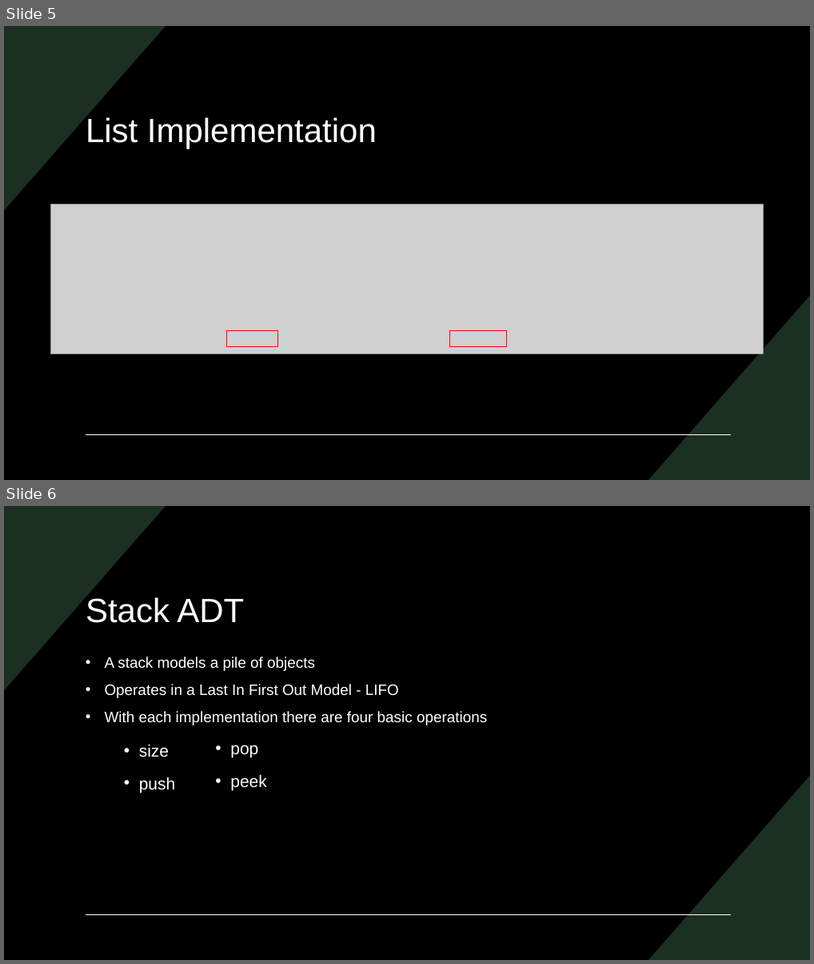
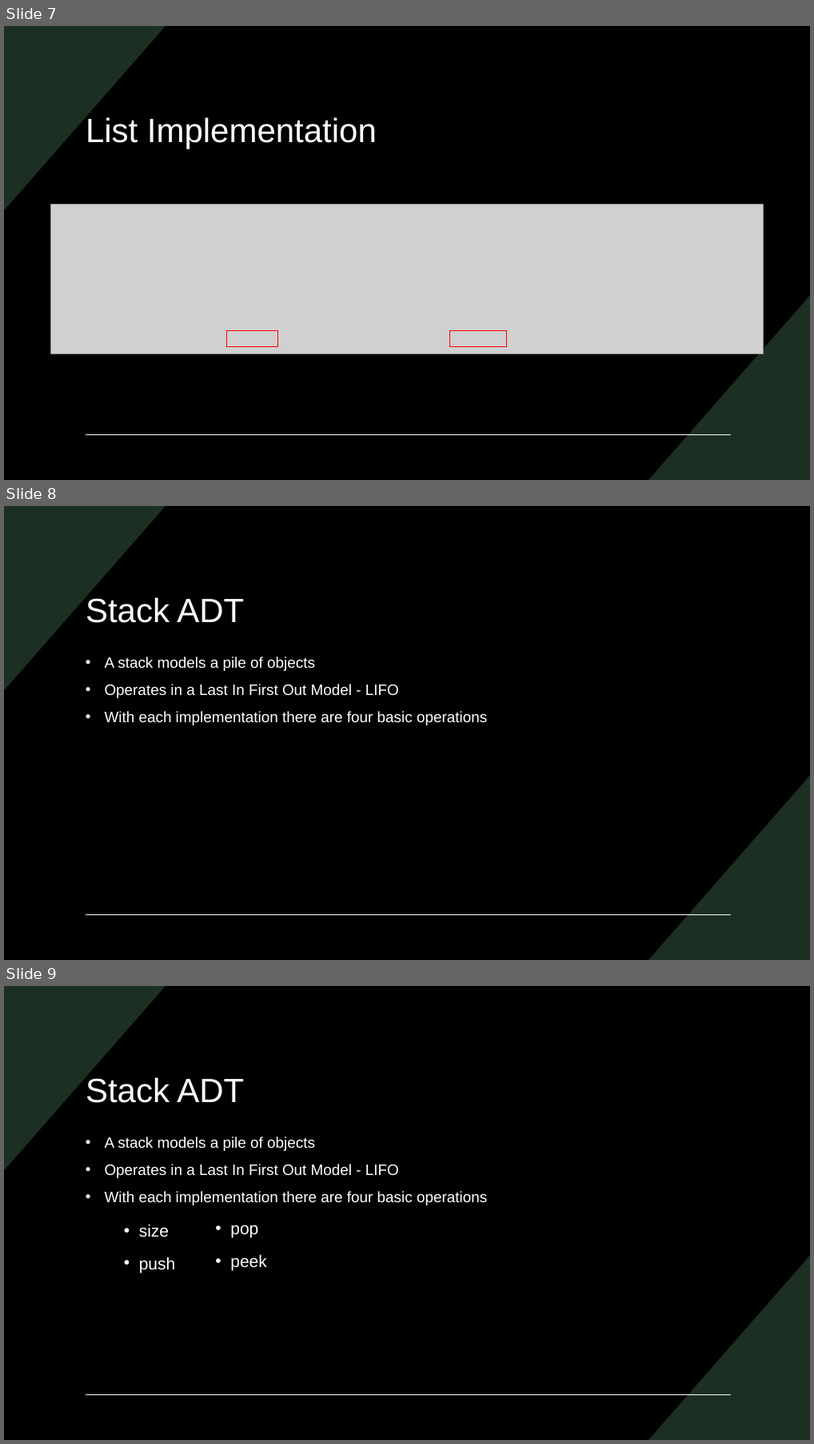
Before and after one commit to Prof-Goble-s-Organization/COMP232_SampleCode, a slide deck: slides/LinearStructures.pptx. Shown one above the other, each under a label of ours: slides 5 and 6 before the commit, slides 7, 8 and 9 after it. The pictures are 814x964 and 814x1444 pixels, drawn with LibreOffice and Linux fonts; fonts in the diff are those of the drawing; grey boxes stand for pictures. Boxes give left, top, right and bottom in pixels: in the first picture for what was removed or moved away, otherwise in the second. Text is boxed around its words. In the diff, an @@ line names an element or a change of style, - is before the commit and + after.

```diff
--- a/slides/LinearStructures.pptx
+++ b/slides/LinearStructures.pptx
@@ slide 8 added at (4, 506, 810, 960), background #000000; not listed: 3 template elements that a slide beside it also shows @@
@@ title added at (86, 595, 244, 623), 40 pt, text #FFFFFF @@
+Stack ADT
@@ text added at (105, 656, 487, 725), 18 pt, text #FFFFFF @@
+• A stack models a pile of objects
+• Operates in a Last In First Out Model - LIFO
+• With each implementation there are four basic operations
@@ what was slide 5 is now slide 7 @@
@@ what was slide 6 is now slide 9 @@
```
Also in this commit, not shown: 5 other slides added.
